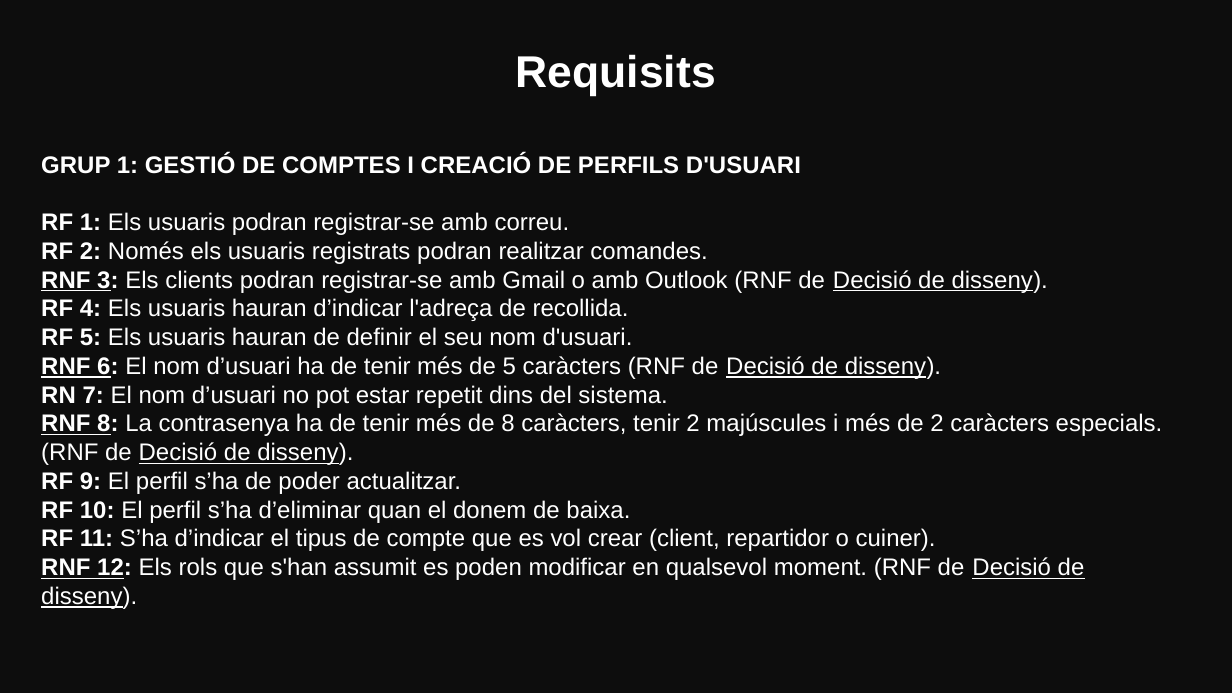
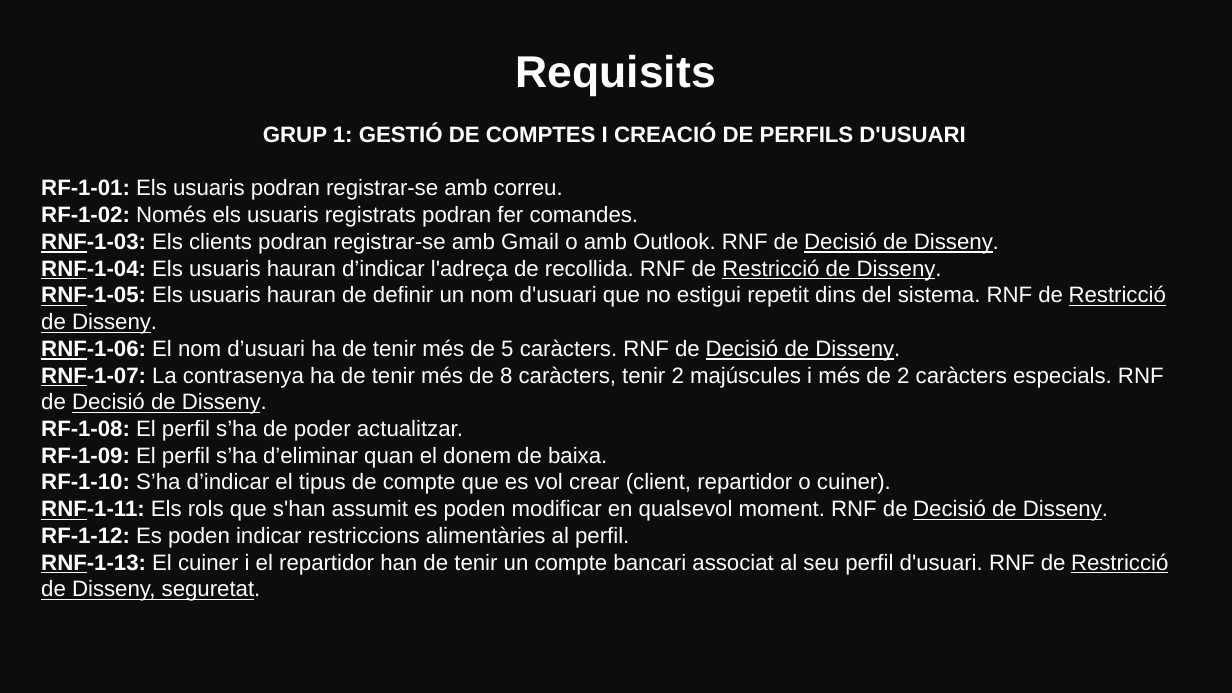
Before and after one commit to marinamceb/ES26UAB-431-05, a slide deck: slide 6 of Documents/Sprint_Reviews/Sprint_Review01.pptx (slide 5 before the commit). Drawn at 1232x693 pixels with LibreOffice and Linux fonts; fonts in the diff are those of the drawing. Boxes give left, top, right and bottom in pixels: in the first picture for what was removed or moved away, otherwise in the second. Text is boxed around its words. In the diff, an @@ line names an element or a change of style, - is before the commit and + after.

```diff
--- a/Documents/Sprint_Reviews/Sprint_Review01.pptx
+++ b/Documents/Sprint_Reviews/Sprint_Review01.pptx
@@ text at bbox=[263, 124, 965, 143]: size 14 to 13 pt in "GRUP 1: GESTIÓ DE COMPTES I CREACIÓ ..."; alignment left to centre @@
@@ text at bbox=[41, 179, 1168, 601]: text changed; size 14 to 13 pt @@
-RF 1: Els usuaris podran registrar-se amb correu.
-RF 2: Només els usuaris registrats podran realitzar comandes.
-RNF 3: Els clients podran registrar-se amb Gmail o amb Outlook (RNF de Decisió de disseny).
-RF 4: Els usuaris hauran d’indicar l'adreça de recollida.
-RF 5: Els usuaris hauran de definir el seu nom d'usuari.
-RNF 6: El nom d’usuari ha de tenir més de 5 caràcters (RNF de Decisió de disseny).
-RN 7: El nom d’usuari no pot estar repetit dins del sistema.
-RNF 8: La contrasenya ha de tenir més de 8 caràcters, tenir 2 majúscules i més de 2 caràcters especials. (RNF de Decisió de disseny).
-RF 9: El perfil s’ha de poder actualitzar.
-RF 10: El perfil s’ha d’eliminar quan el donem de baixa.
-RF 11: S’ha d’indicar el tipus de compte que es vol crear (client, repartidor o cuiner).
-RNF 12: Els rols que s'han assumit es poden modificar en qualsevol moment. (RNF de Decisió de disseny).
+RF-1-01: Els usuaris podran registrar-se amb correu.
+RF-1-02: Només els usuaris registrats podran fer comandes.
+RNF-1-03: Els clients podran registrar-se amb Gmail o amb Outlook. RNF de Decisió de Disseny.
+RNF-1-04: Els usuaris hauran d’indicar l'adreça de recollida. RNF de Restricció de Disseny.
+RNF-1-05: Els usuaris hauran de definir un nom d'usuari que no estigui repetit dins del sistema. RNF de Restricció de Disseny.
+RNF-1-06: El nom d’usuari ha de tenir més de 5 caràcters. RNF de Decisió de Disseny.
+RNF-1-07: La contrasenya ha de tenir més de 8 caràcters, tenir 2 majúscules i més de 2 caràcters especials. RNF de Decisió de Disseny.
+RF-1-08: El perfil s’ha de poder actualitzar.
+RF-1-09: El perfil s’ha d’eliminar quan el donem de baixa.
+RF-1-10: S’ha d’indicar el tipus de compte que es vol crear (client, repartidor o cuiner).
+RNF-1-11: Els rols que s'han assumit es poden modificar en qualsevol moment. RNF de Decisió de Disseny.
+RF-1-12: Es poden indicar restriccions alimentàries al perfil.
+RNF-1-13: El cuiner i el repartidor han de tenir un compte bancari associat al seu perfil d'usuari. RNF de Restricció de Disseny, seguretat.
```
Also in this commit, not shown: 7 other slides changed, 1 slide added, 2 other files.
